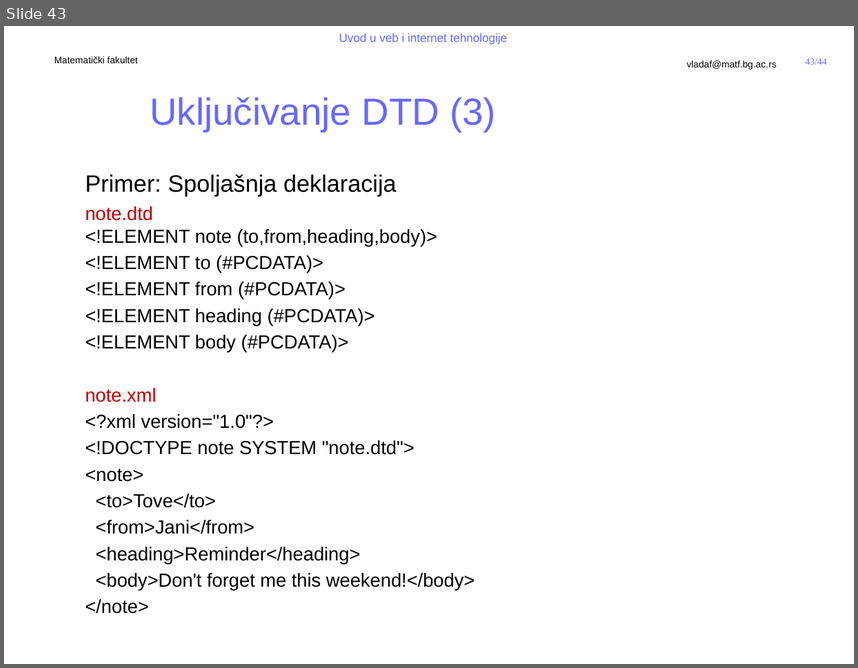
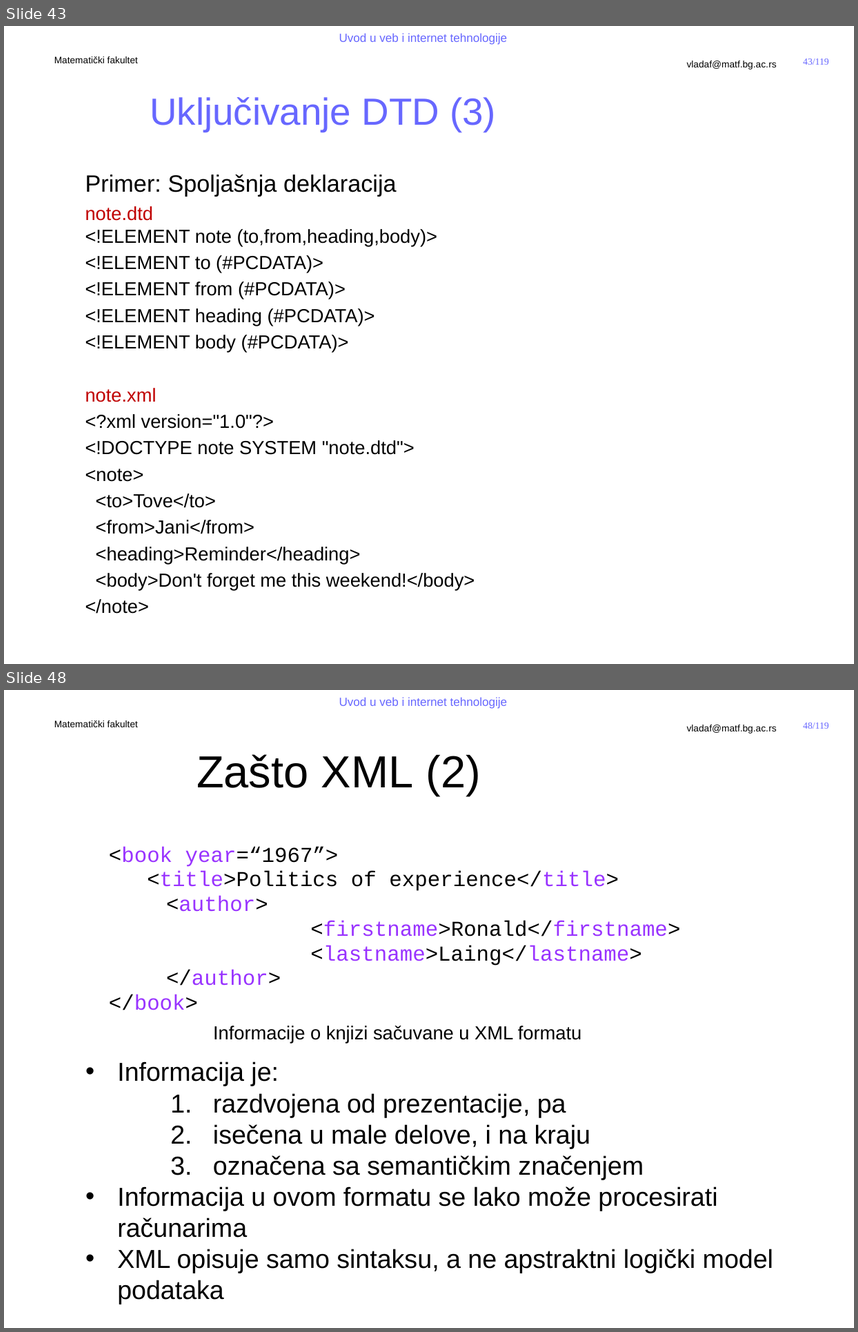
Before and after one commit to MatfUVIT/info, a slide deck: predavanja/prezentacije/UVIT02-01-Jezici za obelezavanje.pptx. Shown one above the other, each under a label of ours: slide 43 before the commit, slides 43 and 48 after it; the slides between them are not shown. The pictures are 858x668 and 858x1332 pixels, drawn with LibreOffice and Linux fonts; fonts in the diff are those of the drawing; background and template pictures are left out. Boxes give left, top, right and bottom in pixels: in the first picture for what was removed or moved away, otherwise in the second. Text is boxed around its words. In the diff, an @@ line names an element or a change of style, - is before the commit and + after.

```diff
--- a/predavanja/prezentacije/UVIT02-01-Jezici za obelezavanje.pptx
+++ b/predavanja/prezentacije/UVIT02-01-Jezici za obelezavanje.pptx
@@ slide 48 added at [4,690,854,1328], background #FFFFFF; not listed: 5 template elements that a slide beside it also shows @@
@@ title added at [197,754,481,796], 38 pt, text #000000 @@
+Zašto XML (2)
@@ text added at [109,846,680,1010], 18 pt, text #9933FF @@
+<book year=“1967”>
+<title>Politics of experience</title>
+<author>
+<firstname>Ronald</firstname>
+<lastname>Laing</lastname>
+</author>
+</book>
@@ text added at [213,1025,582,1043], 16 pt, text #000000 @@
+Informacije o knjizi sačuvane u XML formatu
@@ text added at [117,1061,773,1304], 22 pt, text #000000 @@
+• Informacija je:
+    1. razdvojena od prezentacije, pa
+    2. isečena u male delove, i na kraju
+    3. označena sa semantičkim značenjem
+• Informacija u ovom formatu se lako može procesirati računarima
+• XML opisuje samo sintaksu, a ne apstraktni logički model podataka
@@ page number at [803,58,829,65]: text changed @@
-43/44
+43/119
```
Also in this commit, not shown: 2 slides changed, 74 other slides added, 2 other files.
